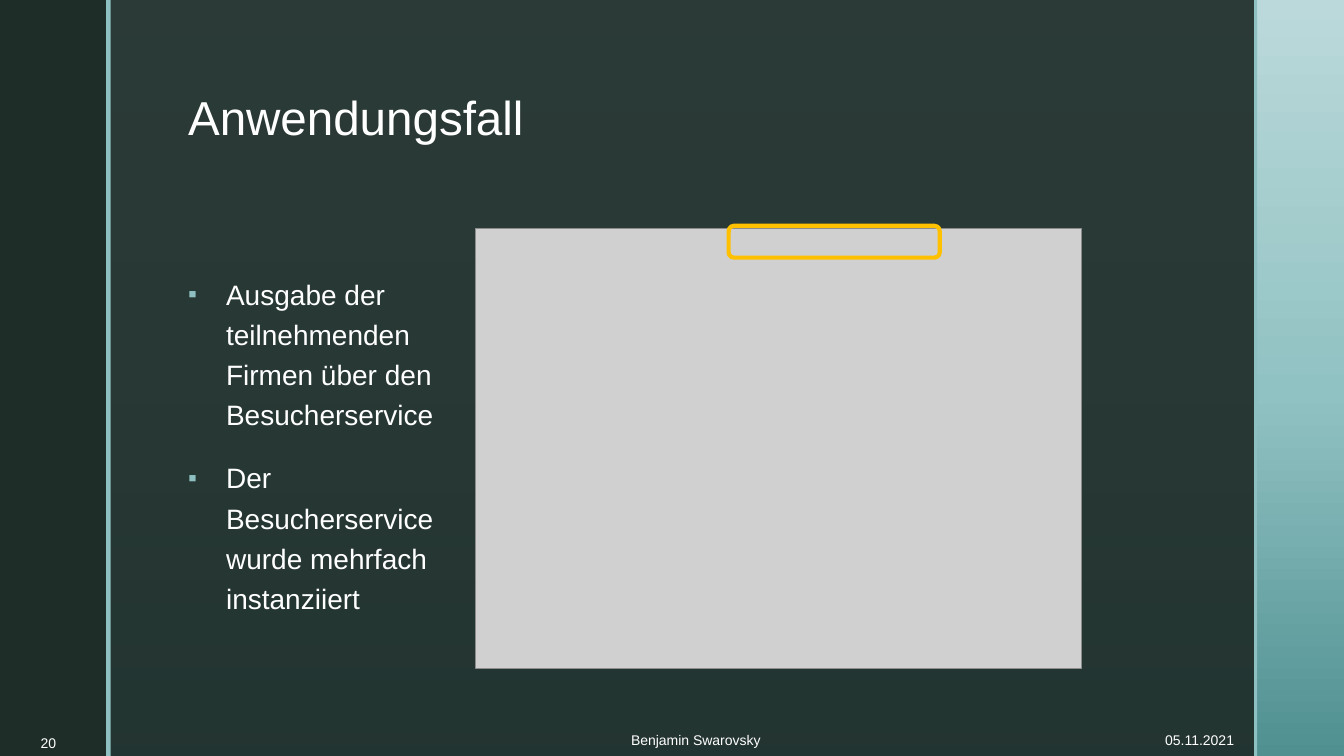
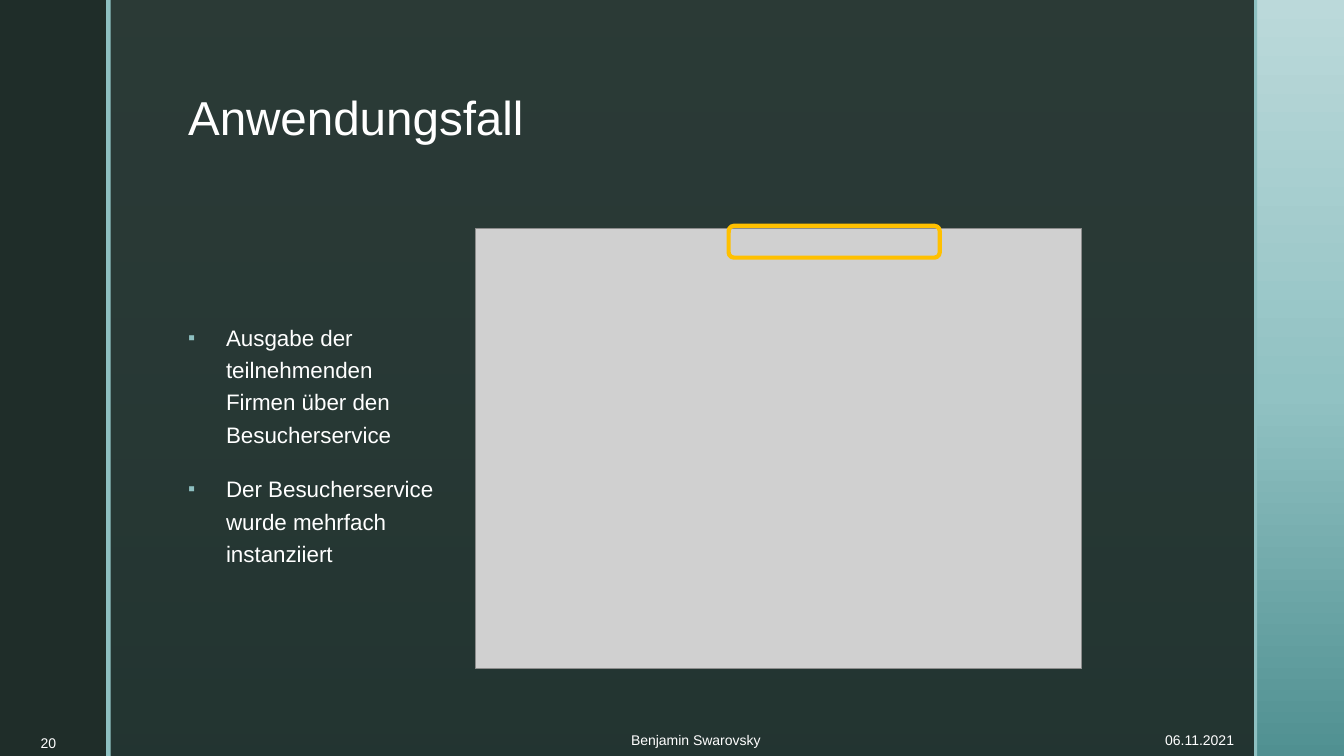
Before and after one commit to BenjaminS01/Abschluss, a slide deck: slide 20 of Vortrag.pptx. Drawn at 1344x756 pixels with LibreOffice and Linux fonts; fonts in the diff are those of the drawing; grey boxes stand for pictures; background and template pictures are left out. Boxes give left, top, right and bottom in pixels: in the first picture for what was removed or moved away, otherwise in the second. Text is boxed around its words. In the diff, an @@ line names an element or a change of style, - is before the commit and + after.

```diff
--- a/Vortrag.pptx
+++ b/Vortrag.pptx
@@ text "Ausgabe der teilnehmenden Firmen über ..." at (226,329,433,563): size 20 to 16 pt @@
@@ text at (1165,735,1234,745): text changed @@
-05.11.2021
+06.11.2021
```
Also in this commit, not shown: 23 other slides changed, 2 other files.
